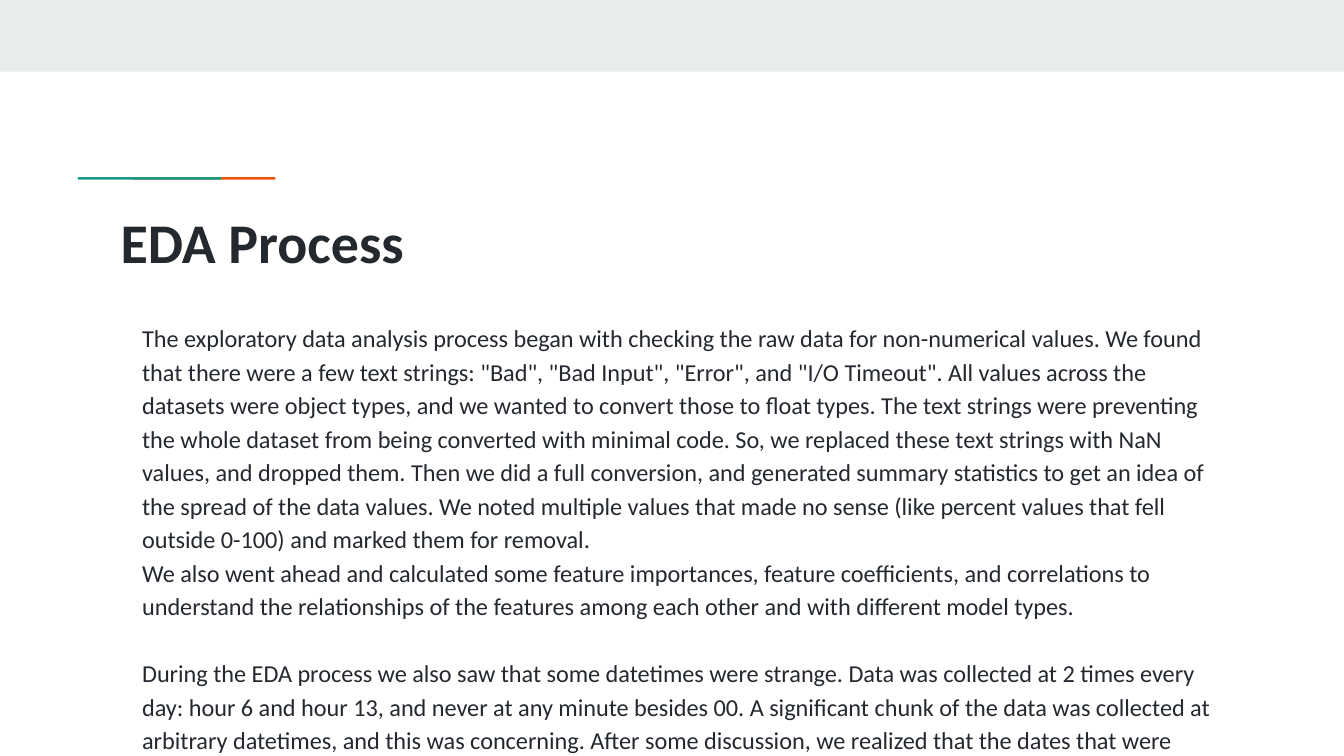
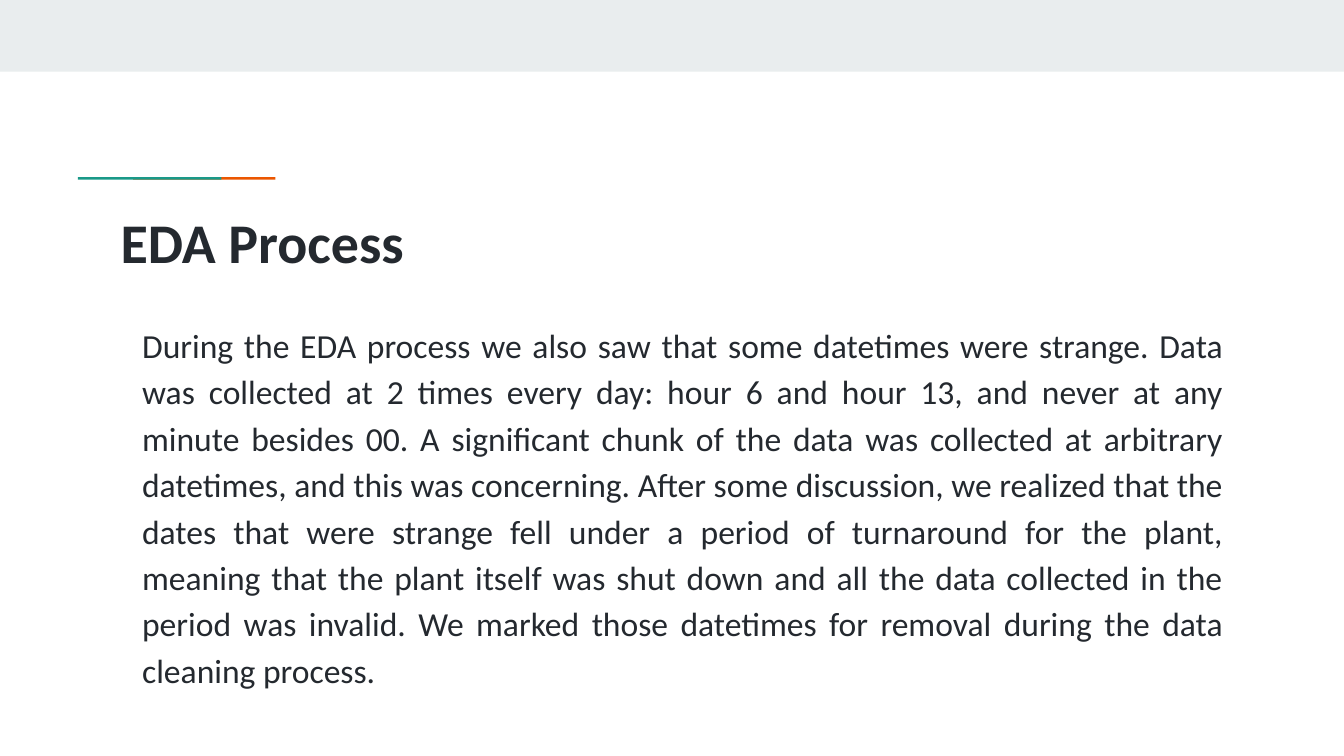
Before and after one commit to Jarney903/Red-ProjectHub, a slide deck: slide 15 of Presentation/Presentation1.pptx (slide 14 before the commit). Drawn at 1344x756 pixels with LibreOffice and Linux fonts; fonts in the diff are those of the drawing. Boxes give left, top, right and bottom in pixels: in the first picture for what was removed or moved away, otherwise in the second. Text is boxed around its words. In the diff, an @@ line names an element or a change of style, - is before the commit and + after.

Commit message:
adding changes

```diff
--- a/Presentation/Presentation1.pptx
+++ b/Presentation/Presentation1.pptx
@@ text "During the EDA process we ..." at (x1=142, y1=334, x2=1223, y2=642): size 13 to 18 pt; alignment left to justified @@
@@ text at (x1=142, y1=330, x2=1204, y2=619): paragraphs removed @@
-The exploratory data analysis process began with checking the raw data for non-numerical values. We found that there were a few text strings: "Bad", "Bad Input", "Error", and "I/O Timeout". All values across the datasets were object types, and we wanted to convert those to float types. The text strings were preventing the whole dataset from being converted with minimal code. So, we replaced these text strings with NaN values, and dropped them. Then we did a full conversion, and generated summary statistics to get an idea of the spread of the data values. We noted multiple values that made no sense (like percent values that fell outside 0-100) and marked them for removal.
-We also went ahead and calculated some feature importances, feature coefficients, and correlations to understand the relationships of the features among each other and with different model types.
```
Also in this commit, not shown: 2 other slides changed, 3 slides added, 1 slide removed.
